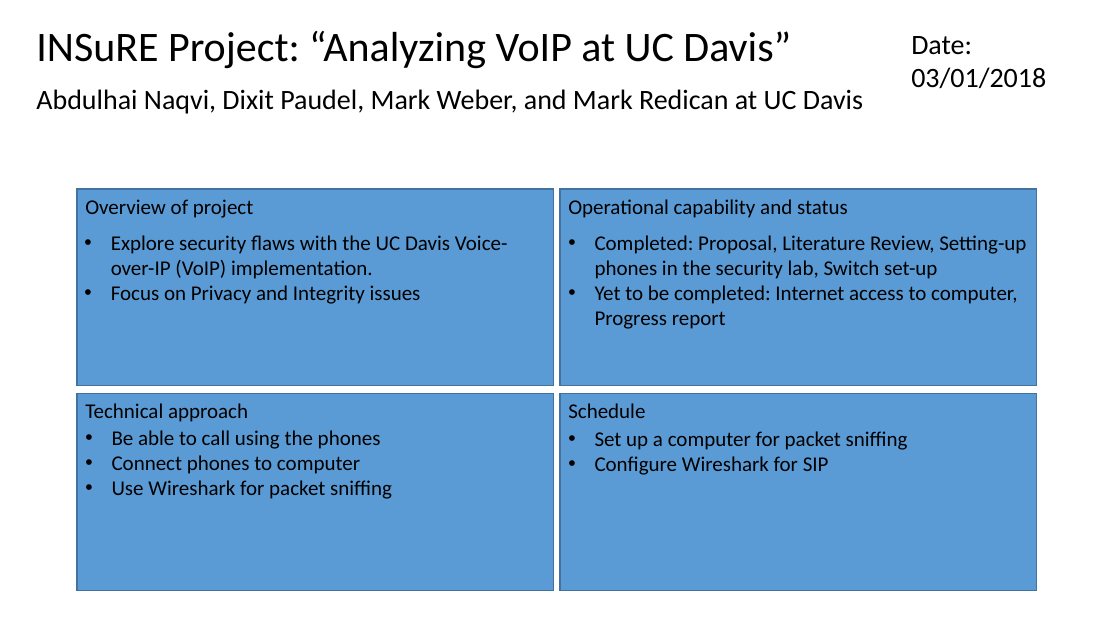
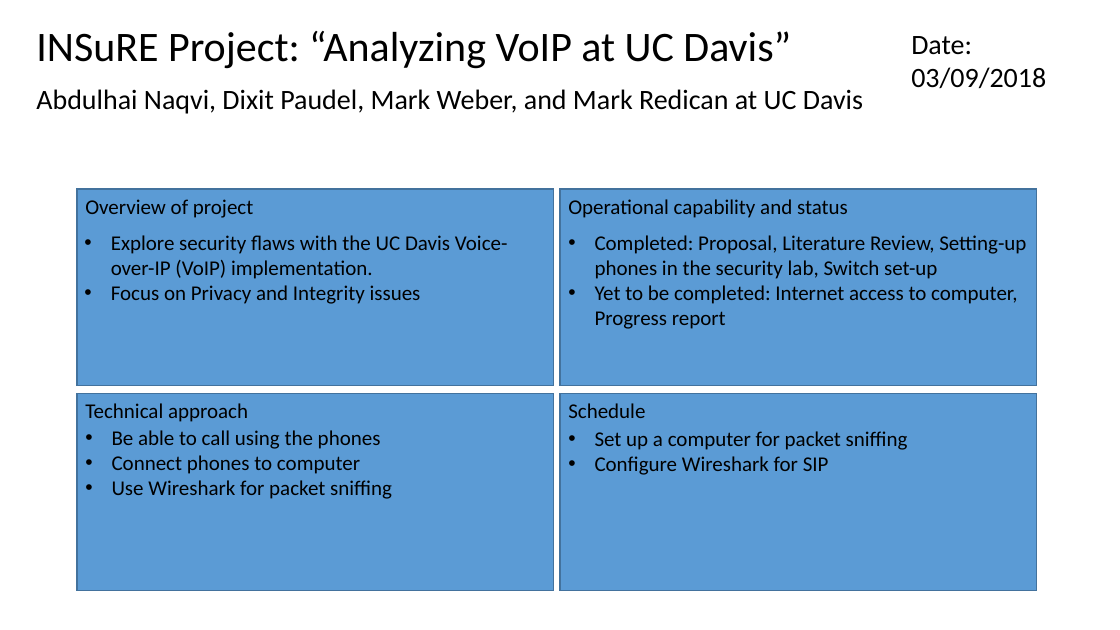
Before and after one commit to meongithub/ecs289M, a slide deck: slide 1 of weekly_dashboard/dashboard-03-09.pptx. Drawn at 1120x630 pixels with LibreOffice and Linux fonts; fonts in the diff are those of the drawing. Boxes give left, top, right and bottom in pixels: in the first picture for what was removed or moved away, otherwise in the second. Text is boxed around its words. In the diff, an @@ line names an element or a change of style, - is before the commit and + after.

Commit message:
fixed date

```diff
--- a/weekly_dashboard/dashboard-03-09.pptx
+++ b/weekly_dashboard/dashboard-03-09.pptx
@@ text at (x1=911, y1=36, x2=1046, y2=89): text changed @@
-Date: 03/01/2018
+Date: 03/09/2018
```
Also in this commit, not shown: 1 other slide changed.
